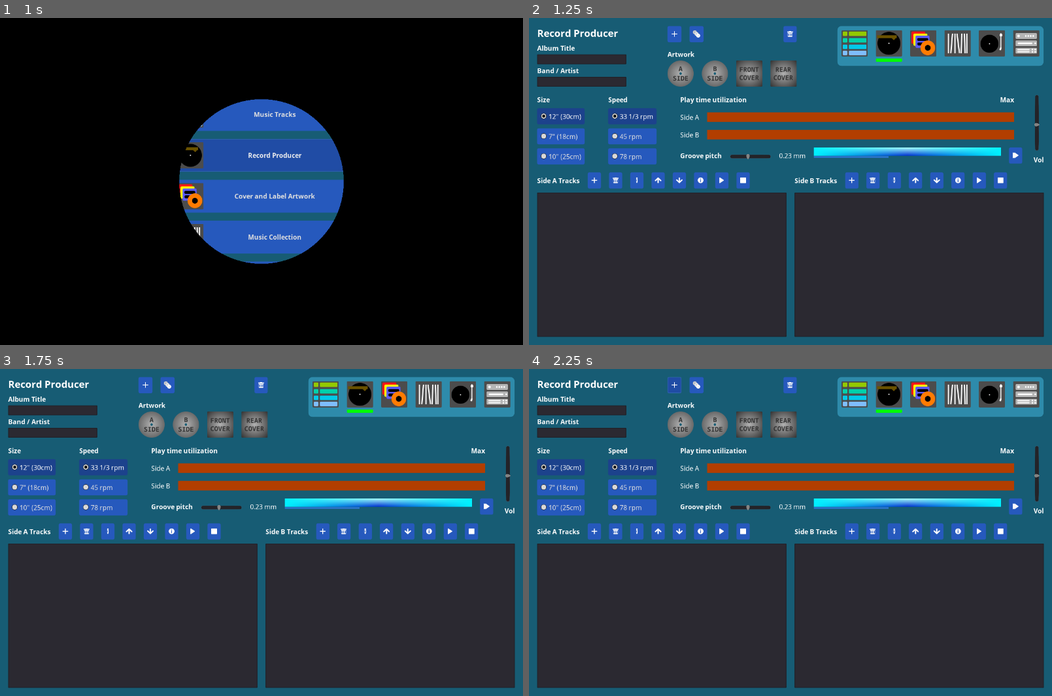
Above: before the commit, frames 1-4 (two rows, left to right).
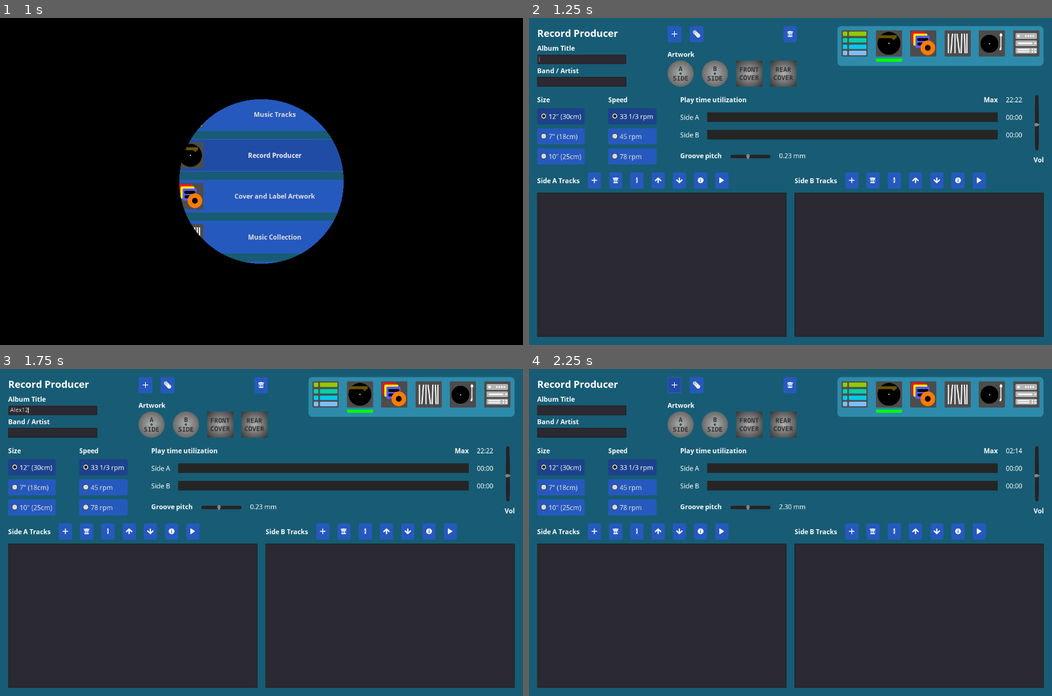
Above: after the commit, the same moments.

Repository: andrew-wilkes/vinyl
Game: Godot game, scene res://scenes/Main.tscn
Two runs of this game, one before a commit and one after it. Both use one fixed random seed, a clock stepped at 60 frames per second and the inputs below.
Inputs (mouse positions are in pixels of both pictures, inside the frame that each line leads up to):
- Up to frame 1 (1 s): click "Record Producer" at 0.5 s
- Up to frame 2 (1.25 s): no input
- Up to frame 3 (1.75 s): click (52, 411) at 1.27 s; type "Alex" at 1.35 s; click (52, 434) at 1.5 s; type "12" at 1.58 s
- Up to frame 4 (2.25 s): click (675, 385) at 2 s

Frame 1 is identical in both runs. In frame 2, 5.1% of the frame differs, in the area x 1-95%, y 11-53%; in frame 3, 5.1%; in frame 4, 5.0%.
Error before the commit: Invalid call. Nonexistent function 'get_font_dir' in base 'Nil'. (res://classes/settings.gd:27)
Error after the commit: Invalid call. Nonexistent function 'get_font_dir' in base 'Nil'. (res://classes/settings.gd:25)

Commit message:
Add item select handling code

Diff:
--- a/src/classes/settings.gd
+++ b/src/classes/settings.gd
@@ -11,10 +11,8 @@
 export var last_font_dir = ""
 export var volume = 8.0
 
-var album_id
-
 func save_data():
-	remove_empty_albums()
+	g.remove_empty_albums()
 	var _e = ResourceSaver.save(FILENAME, self)
 
 
@@ -26,48 +24,3 @@
 		last_image_dir = last_dir
 		last_font_dir = g.get_font_dir()
 		return self
-
-
-func get_album_id():
-	return str(OS.get_unix_time()).md5_text()
-
-
-func delete_album():
-	albums.erase(album_id)
-
-
-func new_album():
-	var album = Album.new()
-	album_id = get_album_id()
-	albums[album_id] = album
-
-
-func remove_empty_albums():
-	var ids = []
-	for id in albums:
-		if albums[id].title.empty():
-			ids.append(id)
-	for id in ids:
-		albums.erase(id)
-
-
-func set_album_property(prop, value):
-	albums[album_id][prop] = value
-
-
-func get_album_property(prop):
-	return albums[album_id][prop]
-
-
-func add_track(side, track):
-	if side == 0:
-		albums[album_id].a_side.append(track)
-	else:
-		albums[album_id].b_side.append(track)
-
-
-func remove_track(side, track):
-	if side == 0:
-		albums[album_id].a_side.erase(track)
-	else:
-		albums[album_id].b_side.erase(track)
--- a/src/global.gd
+++ b/src/global.gd
@@ -2,6 +2,7 @@
 
 var settings
 var default_art = []
+var current_album_id
 
 func _init():
 	settings = Settings.new()
@@ -76,3 +77,50 @@
 
 func get_font_size(size):
 	return int(lerp(16, 128, size))
+
+
+
+
+func get_album_id():
+	return str(OS.get_unix_time()).md5_text()
+
+
+func delete_album():
+	settings.albums.erase(current_album_id)
+
+
+func new_album():
+	var album = Album.new()
+	current_album_id = get_album_id()
+	settings.albums[current_album_id] = album
+
+
+func remove_empty_albums():
+	var ids = []
+	for id in settings.albums:
+		if settings.albums[id].title.empty():
+			ids.append(id)
+	for id in ids:
+		settings.albums.erase(id)
+
+
+func set_album_property(prop, value):
+	settings.albums[current_album_id][prop] = value
+
+
+func get_album_property(prop):
+	return settings.albums[current_album_id][prop]
+
+
+func add_track(side, track):
+	if side == 0:
+		settings.albums[current_album_id].a_side.append(track)
+	else:
+		settings.albums[current_album_id].b_side.append(track)
+
+
+func remove_track(side, track):
+	if side == 0:
+		settings.albums[current_album_id].a_side.erase(track)
+	else:
+		settings.albums[current_album_id].b_side.erase(track)
--- a/src/scenes/AlbumArt.gd
+++ b/src/scenes/AlbumArt.gd
@@ -19,8 +19,8 @@
 func _ready():
 	#find_node("Large").visible = false
 	show_album_details(false)
-	if g.settings.album_id:
-		load_album(g.settings.album_id)
+	if g.current_album_id:
+		load_album(g.current_album_id)
 	else:
 		album = Album.new()
 	$VB/Header/VB/NoRecords.visible = g.settings.albums.size() < 1
@@ -47,7 +47,7 @@
 
 
 func load_album(id):
-	g.settings.album_id = id
+	g.current_album_id = id
 	album = g.settings.albums[id]
 	find_node("Title").text = album.title
 	find_node("Band").text = album.band
--- a/src/scenes/AlbumArt.tscn
+++ b/src/scenes/AlbumArt.tscn
@@ -248,10 +248,10 @@
 
 [node name="ColorPicker" type="ColorPicker" parent="c/Color/M"]
 unique_name_in_owner = true
-margin_left = 14.0
-margin_top = 14.0
-margin_right = 343.0
-margin_bottom = 449.0
+margin_left = 10.0
+margin_top = 10.0
+margin_right = 339.0
+margin_bottom = 445.0
 edit_alpha = false
 presets_visible = false
 
--- a/src/scenes/ImageView.gd
+++ b/src/scenes/ImageView.gd
@@ -104,7 +104,7 @@
 			var th2 = th1 + PI / 2.0
 			var pos = Vector2(b2 + xr * cos(th1), b2 + yr * sin(th1))
 			overlay.draw_set_transform(pos, th2, Vector2(1, 1))
-			var _advance = overlay.draw_char(chr.font, Vector2.ZERO, chr, "")
+			var _advance = overlay.draw_char(s.font, Vector2.ZERO, chr, "")
 			ang = ang + astep
 	for a in arcs:
 		var ang = a.rotation + 0.5
--- a/src/scenes/MusicLibrary.gd
+++ b/src/scenes/MusicLibrary.gd
@@ -30,12 +30,17 @@
 var slots = PoolStringArray()
 
 func _ready():
+	get_node("%Details").hide()
 	var material = sleeve.instance().get_active_material(0)
 	build_shelves(X_CAPACITY, Y_CAPACITY)
 	slots.resize(X_CAPACITY * Y_CAPACITY)
 	slots.fill("")
 	for album_id in g.settings.albums:
 		add_album(material, album_id)
+	if g.current_album_id:
+		for item in $Albums.get_children():
+			if item.album_id == g.current_album_id:
+				select_item(item)
 
 
 func add_album(material, album_id):
@@ -85,10 +90,15 @@
 				if selected_item:
 					selected_item.reveal()
 					yield(selected_item.tween, "finished")
-				selected_item = item
-				item.reveal()
-				yield(item.tween, "finished")
-				accept_click = true
+				select_item(item)
+
+
+func select_item(item):
+	selected_item = item
+	g.current_album_id = item.album_id
+	item.reveal()
+	yield(item.tween, "finished")
+	accept_click = true
 
 
 func _unhandled_input(event):
@@ -147,6 +157,7 @@
 		insert_item()
 		selected_item.reveal()
 		selected_item = null
+		g.current_album_id = null
 
 
 func calc_cabinet_width(x_capacity):
--- a/src/scenes/MusicLibrary.tscn
+++ b/src/scenes/MusicLibrary.tscn
@@ -1,9 +1,11 @@
-[gd_scene load_steps=6 format=2]
+[gd_scene load_steps=8 format=2]
 
 [ext_resource path="res://scenes/OrbitCamera.tscn" type="PackedScene" id=1]
 [ext_resource path="res://scenes/MusicLibrary.gd" type="Script" id=2]
 [ext_resource path="res://scenes/Navigation.tscn" type="PackedScene" id=3]
 [ext_resource path="res://assets/heading1.tres" type="DynamicFont" id=4]
+[ext_resource path="res://assets/regular.tres" type="DynamicFont" id=5]
+[ext_resource path="res://assets/heading2.tres" type="DynamicFont" id=6]
 
 [sub_resource type="SpatialMaterial" id=1]
 albedo_color = Color( 0.643137, 0.580392, 0.290196, 1 )
@@ -33,22 +35,87 @@
 custom_constants/margin_left = 20
 custom_constants/margin_bottom = 20
 
-[node name="HB" type="HBoxContainer" parent="c/MarginContainer"]
+[node name="VB" type="VBoxContainer" parent="c/MarginContainer"]
 margin_left = 20.0
 margin_top = 20.0
 margin_right = 738.0
-margin_bottom = 117.0
+margin_bottom = 345.0
 custom_constants/separation = 20
 
-[node name="Label" type="Label" parent="c/MarginContainer/HB"]
+[node name="HB" type="HBoxContainer" parent="c/MarginContainer/VB"]
+margin_right = 718.0
+margin_bottom = 97.0
+custom_constants/separation = 20
+
+[node name="Label" type="Label" parent="c/MarginContainer/VB/HB"]
 margin_right = 194.0
 margin_bottom = 97.0
 size_flags_vertical = 7
 custom_fonts/font = ExtResource( 4 )
 text = "Music Collection"
 
-[node name="Navigation" parent="c/MarginContainer/HB" instance=ExtResource( 3 )]
+[node name="Navigation" parent="c/MarginContainer/VB/HB" instance=ExtResource( 3 )]
 margin_left = 214.0
 margin_right = 718.0
 margin_bottom = 97.0
 current_selection = 3
+
+[node name="Details" type="VBoxContainer" parent="c/MarginContainer/VB"]
+unique_name_in_owner = true
+margin_top = 117.0
+margin_right = 718.0
+margin_bottom = 325.0
+custom_constants/separation = 10
+
+[node name="Label" type="Label" parent="c/MarginContainer/VB/Details"]
+margin_right = 718.0
+margin_bottom = 23.0
+custom_fonts/font = ExtResource( 6 )
+text = "Album Title"
+
+[node name="Title" type="Label" parent="c/MarginContainer/VB/Details"]
+unique_name_in_owner = true
+margin_top = 33.0
+margin_right = 718.0
+margin_bottom = 56.0
+custom_fonts/font = ExtResource( 5 )
+
+[node name="Label2" type="Label" parent="c/MarginContainer/VB/Details"]
+margin_top = 66.0
+margin_right = 718.0
+margin_bottom = 89.0
+custom_fonts/font = ExtResource( 6 )
+text = "Band / Artist"
+
+[node name="Band" type="Label" parent="c/MarginContainer/VB/Details"]
+unique_name_in_owner = true
+margin_top = 99.0
+margin_right = 718.0
+margin_bottom = 122.0
+custom_fonts/font = ExtResource( 5 )
+
+[node name="Label3" type="Label" parent="c/MarginContainer/VB/Details"]
+margin_top = 132.0
+margin_right = 718.0
+margin_bottom = 155.0
+custom_fonts/font = ExtResource( 6 )
+text = "Side A"
+
+[node name="SideA" type="ItemList" parent="c/MarginContainer/VB/Details"]
+unique_name_in_owner = true
+margin_top = 165.0
+margin_right = 718.0
+margin_bottom = 165.0
+
+[node name="Label4" type="Label" parent="c/MarginContainer/VB/Details"]
+margin_top = 175.0
+margin_right = 718.0
+margin_bottom = 198.0
+custom_fonts/font = ExtResource( 6 )
+text = "Side B"
+
+[node name="SideB" type="ItemList" parent="c/MarginContainer/VB/Details"]
+unique_name_in_owner = true
+margin_top = 208.0
+margin_right = 718.0
+margin_bottom = 208.0
--- a/src/scenes/RecordProducer.gd
+++ b/src/scenes/RecordProducer.gd
@@ -32,7 +32,7 @@
 export var FFSTEP = 10.0
 
 func load_album(id):
-	g.settings.album_id = id
+	g.current_album_id = id
 	var album = g.settings.albums[id]
 	$VBox/HB/VB1/VB1/Title.text = album.title
 	$VBox/HB/VB1/VB2/Band.text = album.band
@@ -54,7 +54,7 @@
 
 
 func new_album():
-	g.settings.new_album()
+	g.new_album()
 	clear_record()
 
 
@@ -72,7 +72,7 @@
 
 
 func delete_album():
-	g.settings.delete_album()
+	g.delete_album()
 	new_album()
 
 
@@ -87,8 +87,8 @@
 	audio = Audio.new($AudioStreamPlayer)
 	size_group = $VBox/HB1/VB1/size10.group
 	speed_group = $VBox/HB1/VB2/speed33.group
-	if g.settings.album_id:
-		load_album(g.settings.album_id)
+	if g.current_album_id:
+		load_album(g.current_album_id)
 	else:
 		new_album()
 	$VBox/HB/VB1/VB1/Title.grab_focus()
@@ -128,13 +128,13 @@
 
 func get_rpm():
 	var rpm = speed_group.get_pressed_button().name
-	g.settings.set_album_property("rpm", rpm)
+	g.set_album_property("rpm", rpm)
 	return RPMS[rpm]
 
 
 func get_size():
 	var size = size_group.get_pressed_button().name
-	g.settings.set_album_property("size", size)
+	g.set_album_property("size", size)
 	return SIZES.find(size)
 
 
@@ -351,7 +351,7 @@
 	$VBox/HB1/VB3/HB3/PV.text = "%0.2f mm" % value
 	pitch = value
 	update_utilizations()
-	g.settings.set_album_property("pitch", value)
+	g.set_album_property("pitch", value)
 
 
 func update_utilizations():
@@ -380,11 +380,11 @@
 
 
 func _on_Title_text_changed(new_text):
-	g.settings.set_album_property("title", new_text)
+	g.set_album_property("title", new_text)
 
 
 func _on_Band_text_changed(new_text):
-	g.settings.set_album_property("band", new_text)
+	g.set_album_property("band", new_text)
 
 
 func _on_AlbumSelector_album_selected(album_id):
@@ -404,7 +404,7 @@
 
 func _on_ImageSelector_file_selected(path):
 	g.settings.last_image_dir = path.get_base_dir()
-	g.settings.get_album_property("images")[image_idx] = path
+	g.get_album_property("images")[image_idx] = path
 	var text = g.get_resized_texture(path, 64)
 	if text.resized == null:
 		text.resized = g.default_art[image_idx]
@@ -418,12 +418,12 @@
 			open_image_selector(idx)
 		else:
 			button.texture_normal = g.default_art[idx]
-			g.settings.get_album_property("images")[image_idx] = null
+			g.get_album_property("images")[image_idx] = null
 
 
 func open_image_selector(idx):
 	image_idx = idx
-	var path = g.settings.get_album_property("images")[idx]
+	var path = g.get_album_property("images")[idx]
 	if path == null:
 		$c/ImageSelector.current_dir = g.settings.last_image_dir
 		$c/ImageSelector.current_file = ""
